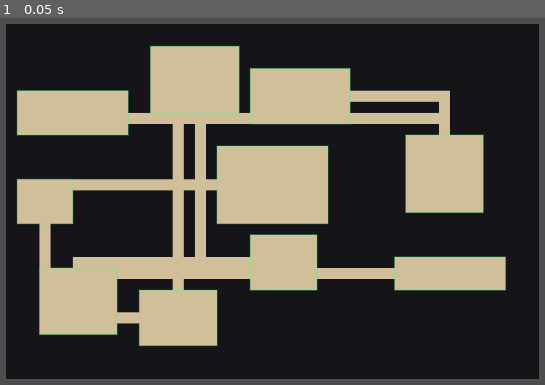
Above: before the commit, frame 1.
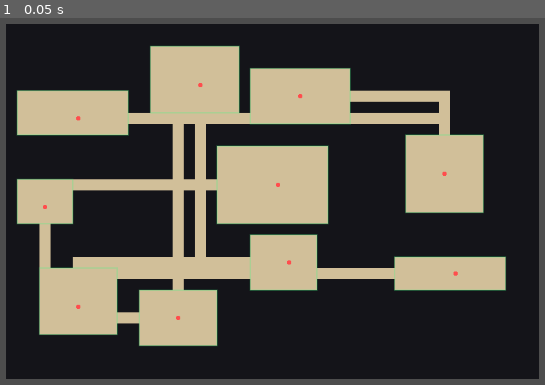
Above: after the commit, the same moment.

Repository: longray/godot_learn
Game: Godot game, scene res://lessons/lesson01_small_dungeon/lesson01.tscn
Same seed, same stepped clock (60 frames per second), same inputs: the game is played once before the commit and once after it.
Inputs:
- Up to frame 1 (0.05 s): no input

The runs differ from the first frame. In frame 1, less than 0.1% of the frame differs, in the area x 7-85%, y 17-83%.

Commit message:
feat: 作业3——房间中心画红点（未来实体出生点的锚）

Diff:
--- a/2d_rpg_dungeon/lessons/lesson01_small_dungeon/dungeon_debug.gd
+++ b/2d_rpg_dungeon/lessons/lesson01_small_dungeon/dungeon_debug.gd
@@ -239,3 +239,13 @@
 		)
 
 		draw_rect(rect, Color(0.2, 1.0, 0.5, 0.25), false, 2.0)
+
+	# 作业 3：给每个房间中心画红色小圆点
+	# 这些点未来会变成：怪物刷新点 / 玩家出生点 / 宝箱点 / 楼梯点
+	for room in rooms:
+		var center := _room_center(room)
+		var pos := Vector2(
+			center.x * cell_size + cell_size * 0.5,
+			center.y * cell_size + cell_size * 0.5
+		)
+		draw_circle(pos, 3.0, Color(1.0, 0.3, 0.3))
